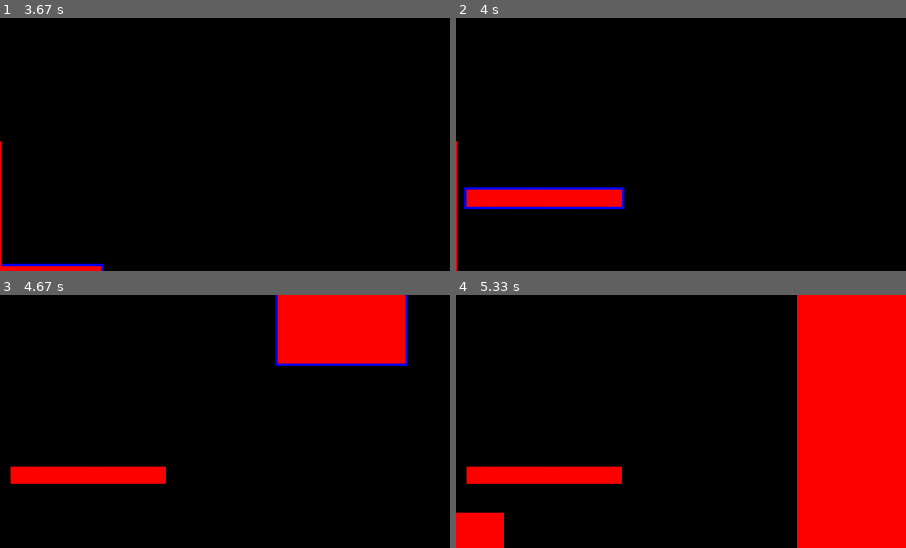
Above: before the commit, frames 1-4 (two rows, left to right).
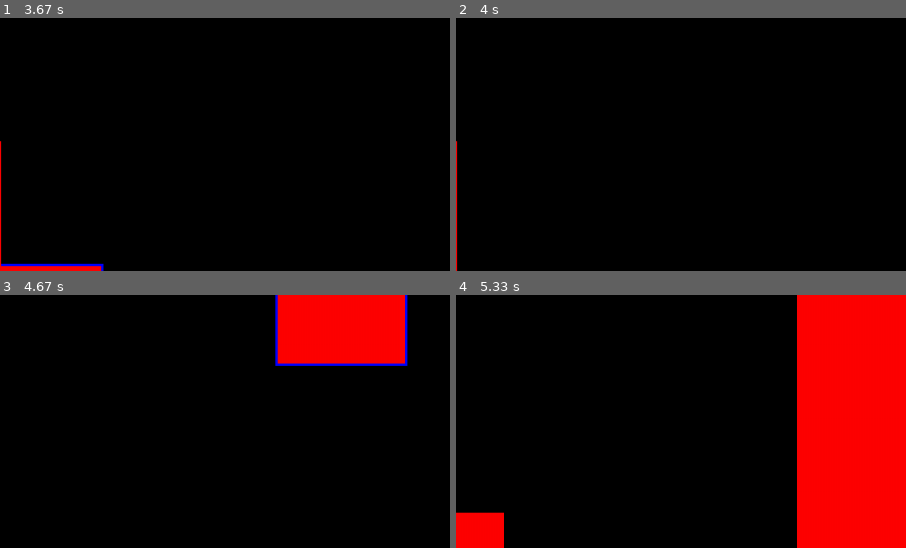
Above: after the commit, the same moments.

Repository: EvannBerthou/PygamePlatformer
Game: pygame game, started from editor.py
The game is run twice, just before and just after one commit, with the same random seed, the same clock (stepped at 60 frames per second) and the same inputs.
Inputs (mouse positions are % of the whole screen's width and height, from its top left):
- Up to frame 1 (3.67 s): hold Tab 0.33-0.8 s; move the mouse to (46, 54) at 0.37 s; click (60, 57) at 0.88 s; press the mouse at (60, 57) at 1.2 s; move the mouse to (51, 56) at 1.3 s; release the mouse at (43, 54) at 1.43 s; press the mouse at (51, 55) at 1.53 s; move the mouse to (40, 68) at 1.63 s; release the mouse at (28, 81) at 1.77 s; press the mouse at (51, 55) at 1.87 s; move the mouse to (44, 70) at 1.97 s; release the mouse at (37, 85) at 2.1 s; press the mouse at (44, 70) at 2.2 s; move the mouse to (28, 74) at 2.3 s; release the mouse at (12, 77) at 2.43 s; press the mouse at (12, 78) at 2.53 s; move the mouse to (12, 68) at 2.63 s; release the mouse at (13, 58) at 2.77 s; press the mouse at (28, 81) at 2.87 s; move the mouse to (26, 81) at 2.97 s; release the mouse at (24, 81) at 3.1 s; press the mouse at (24, 81) at 3.2 s; move the mouse to (19, 83) at 3.3 s; release the mouse at (15, 85) at 3.43 s; press the mouse at (15, 85) at 3.53 s; move the mouse to (22, 70) at 3.63 s
- Up to frame 2 (4 s): release the mouse at (29, 54) at 3.77 s; hold Delete from 3.83 s (still down)
- Up to frame 3 (4.67 s): release Delete at 4.3 s; press the mouse at (13, 58) at 4.37 s; move the mouse to (35, 38) at 4.47 s; release the mouse at (57, 18) at 4.6 s
- Up to frame 4 (5.33 s): press the mouse at (57, 18) at 4.7 s; move the mouse to (38, 47) at 4.8 s; release the mouse at (18, 77) at 4.93 s; press the mouse at (57, 18) at 5.03 s; move the mouse to (72, 48) at 5.13 s; release the mouse at (87, 79) at 5.27 s
The pictures show only the part of the screen within x 20-70%, y 19-69%; the shares and areas given below are measured in that part.

Frame 1 is identical in both runs. In frame 2, 3.3% of the frame differs, in the area x 1-38%, y 66-76%; in frame 3, 2.5%; in frame 4, 2.5%.

Commit message:
(#32) Pressing DELETE key delete the selected rect

Diff:
--- a/editor.py
+++ b/editor.py
@@ -136,6 +136,9 @@
                         self.update_mode()
                     if event.key == K_r:
                         self.rects.clear()
+                    if event.key == K_DELETE and self.selected_rect != -1:
+                        self.rects.pop(self.selected_rect)
+                        self.selected_rect = -1
 
                 if mouse_pressed[0] and self.selected_rect != -1:
                     r = self.rects[self.selected_rect]
